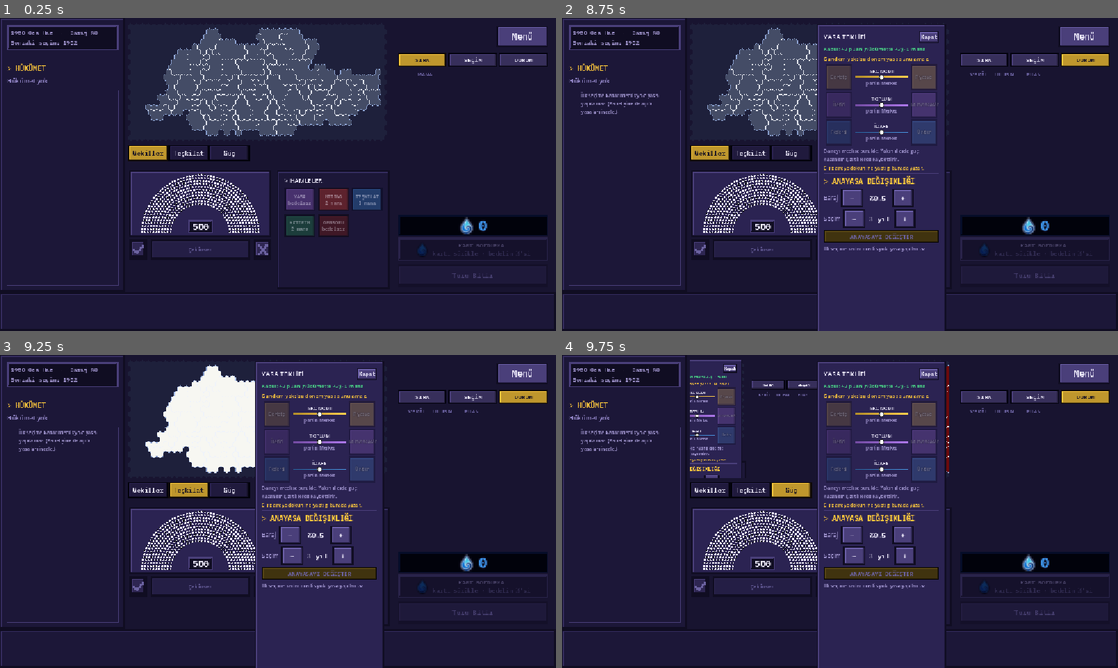
Above: before the commit, frames 1-4 (two rows, left to right).
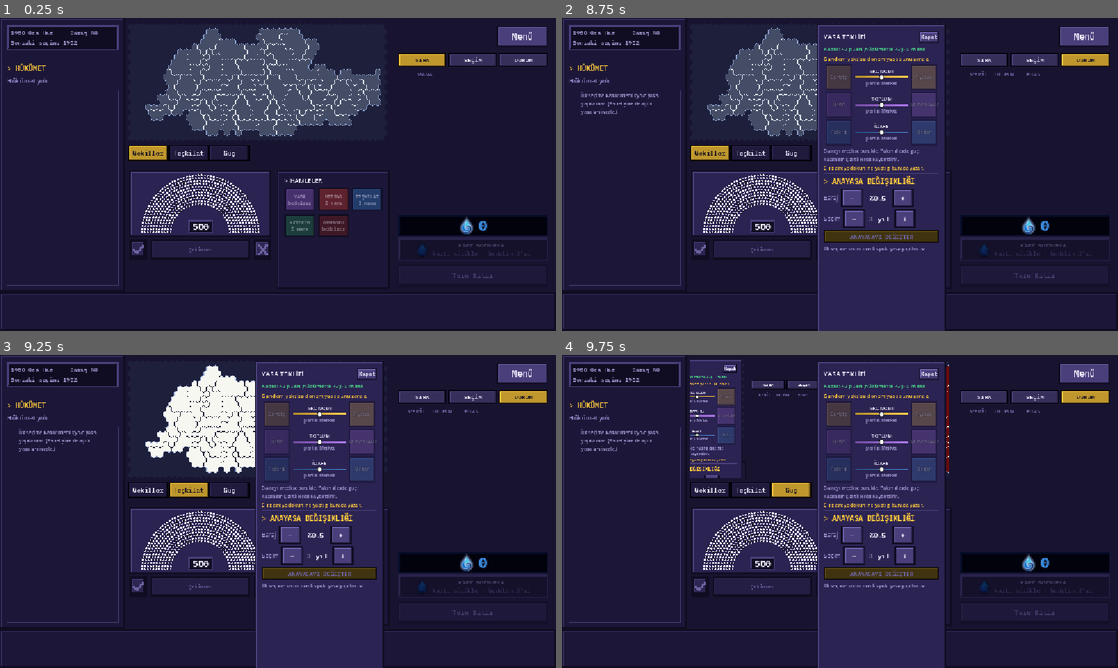
Above: after the commit, the same moments.

Repository: TriQue06/siyaset_oyunu_test_experimental
Game: Godot game, scene res://scenes/GameScreen.tscn
Two runs of this game, one before a commit and one after it. Both use one fixed random seed, a clock stepped at 60 frames per second and the inputs below. This scene is started directly instead of the project's main scene. Sound files missing from this copy of the repository are replaced by a short silence.
Inputs:
- Up to frame 1 (0.25 s): no input
- Up to frame 2 (8.75 s): click "Menü" at 0.5 s; click "Devam Et (ESC)" at 1.25 s; click "SIRA" at 2 s; click "SEÇİM" at 2.75 s; click "DURUM" at 3.5 s; click "YASA bedelsiz" at 4.25 s; click "MİTİNG 2 mana" at 5 s; click "TEŞKİLAT 1 mana" at 5.75 s; click "YATIRIM 2 mana" at 6.5 s; click "GENSORU bedelsiz" at 7.25 s; click "Vekiller" at 8 s
- Up to frame 3 (9.25 s): click "Teşkilat" at 8.75 s
- Up to frame 4 (9.75 s): click "Güç" at 9.5 s

Frames 1-2 are identical in both runs. In frame 3, 0.3% of the frame differs, in the area x 26-46%, y 6-36%; in frame 4, nothing differs.

Commit message:
Sürüm 0.0.82: teşkilat katmanında il sınırları koyu (açık zeminde kayboluyordu)
Co-Authored-By: Claude Opus 5.5 <noreply@anthropic.com>

Diff:
--- a/siyaset-oyunu/project.godot
+++ b/siyaset-oyunu/project.godot
@@ -11,7 +11,7 @@
 [application]
 
 config/name="Siyaset Oyunu"
-config/version="0.0.81"
+config/version="0.0.82"
 run/main_scene="res://scenes/Lobby.tscn"
 config/quit_on_go_back=false
 config/features=PackedStringArray("4.7", "Forward Plus")
--- a/siyaset-oyunu/scripts/game_screen.gd
+++ b/siyaset-oyunu/scripts/game_screen.gd
@@ -2871,6 +2871,7 @@
 	var mine: Color = PartyManager.parties.get(me, {}).get("bg_color", Color(0.5, 0.5, 0.5))
 	mine.a = 1.0
 	var colors := {}
+	map_holder.set_dark_borders(_map_layer == MapLayer.ORGANIZATION)
 	if _map_layer == MapLayer.SEATS:
 		colors = _seat_layer_colors.duplicate()
 	else:
--- a/siyaset-oyunu/scripts/province_map.gd
+++ b/siyaset-oyunu/scripts/province_map.gd
@@ -20,6 +20,9 @@
 const LAND_COLOR := Color(0.27, 0.30, 0.40)
 const SEA_COLOR := Color(0.14, 0.17, 0.27, 0.55)
 const REGION_BORDER_COLOR := Color(0.94, 0.95, 0.98, 0.9)
+## Açık zeminli katmanlarda (ör. teşkilat: seviye 0 = neredeyse beyaz) beyaz
+## sınır kaybolur; o zaman koyu sınır kullanılır (bkz. set_dark_borders).
+const REGION_BORDER_DARK := Color(0.10, 0.11, 0.18, 0.95)
 const REGION_BORDER_WIDTH := 1.7
 const COAST_COLOR := Color(0.62, 0.72, 0.92, 0.8)
 const COAST_WIDTH := 1.4
@@ -44,6 +47,7 @@
 var _pulse: Dictionary = {}
 ## Siyasi kaleler: province_id -> sahibinin rengi.
 var _strongholds: Dictionary = {}
+var _dark_borders := false
 
 func _ready() -> void:
 	for child in get_children():
@@ -102,7 +106,7 @@
 			if other >= 0 and other < region:
 				continue  # ortak sınırı bir kez çiz
 			var width := COAST_WIDTH if other < 0 else REGION_BORDER_WIDTH
-			var color := COAST_COLOR if other < 0 else REGION_BORDER_COLOR
+			var color := COAST_COLOR if other < 0 else (REGION_BORDER_DARK if _dark_borders else REGION_BORDER_COLOR)
 			_append_segment(a, b, width, color)
 	_land_mesh = ArrayMesh.new()
 	_border_mesh = ArrayMesh.new()
@@ -182,6 +186,15 @@
 func _draw_region_outline(province_id: String, color: Color, width: float) -> void:
 	for edge in _edges.get(province_id, []):
 		draw_line(edge[0], edge[1], color, width, true)
+
+## Açık renkli katmanlar için koyu il sınırları (geometri bir kez yeniden kurulur).
+func set_dark_borders(dark: bool) -> void:
+	if dark == _dark_borders:
+		return
+	_dark_borders = dark
+	_build_geometry()
+	_colors_dirty = true
+	queue_redraw()
 
 # --- Siyasi kale simgesi ----------------------------------------------------------
 
--- a/siyaset-oyunu/tools/midgame_preview.gd
+++ b/siyaset-oyunu/tools/midgame_preview.gd
@@ -61,6 +61,12 @@
 	if DisplayServer.get_name() != "headless":
 		root.get_texture().get_image().save_png("%s/midgame.png" % OS.get_user_data_dir())
 		print("screenshot: midgame")
+		scene._set_map_layer(1, false)
+		await create_timer(0.3).timeout
+		root.get_texture().get_image().save_png("%s/midgame_org.png" % OS.get_user_data_dir())
+		print("screenshot: midgame_org")
+		scene._set_map_layer(0, false)
+		await create_timer(0.3).timeout
 		# Olay logundaki odak düğmesi: ili olan son kaydı haritada göster.
 
 		var focus_entry := {}
Not shown, changed: siyaset-oyunu/export_presets.cfg
